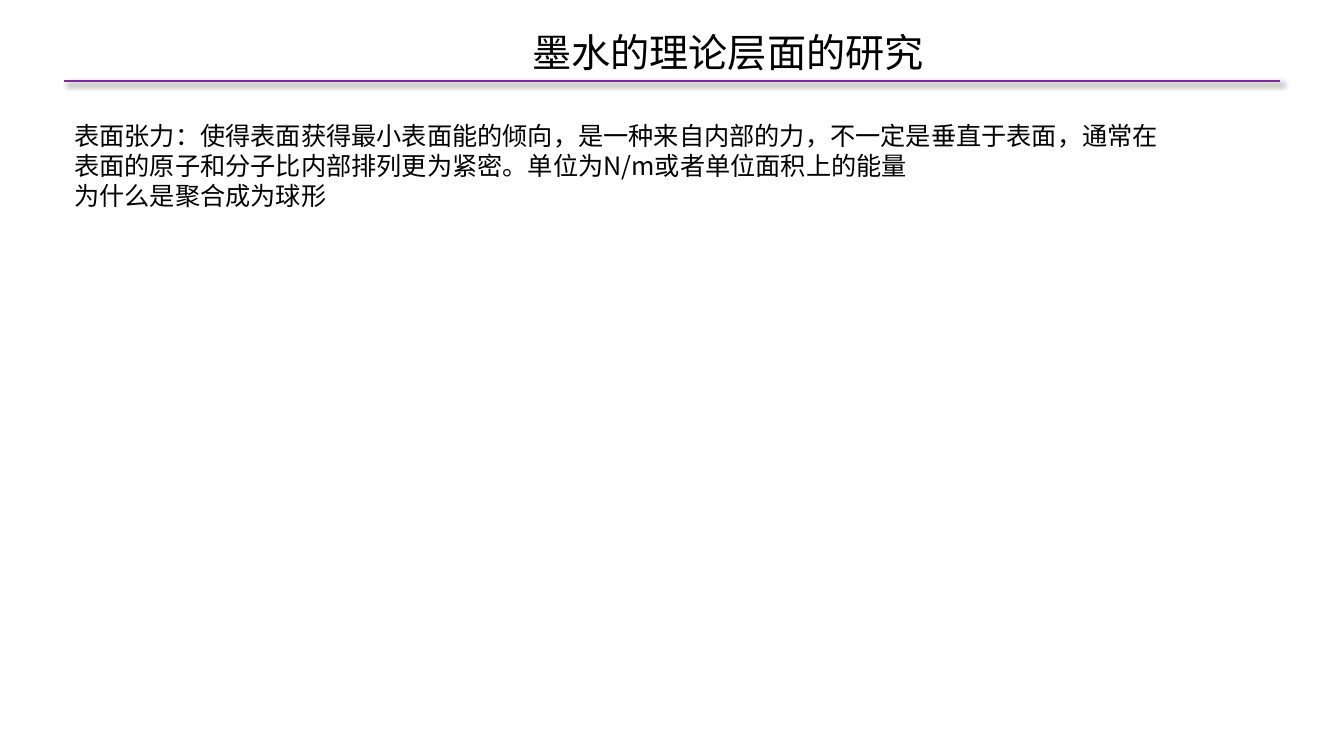
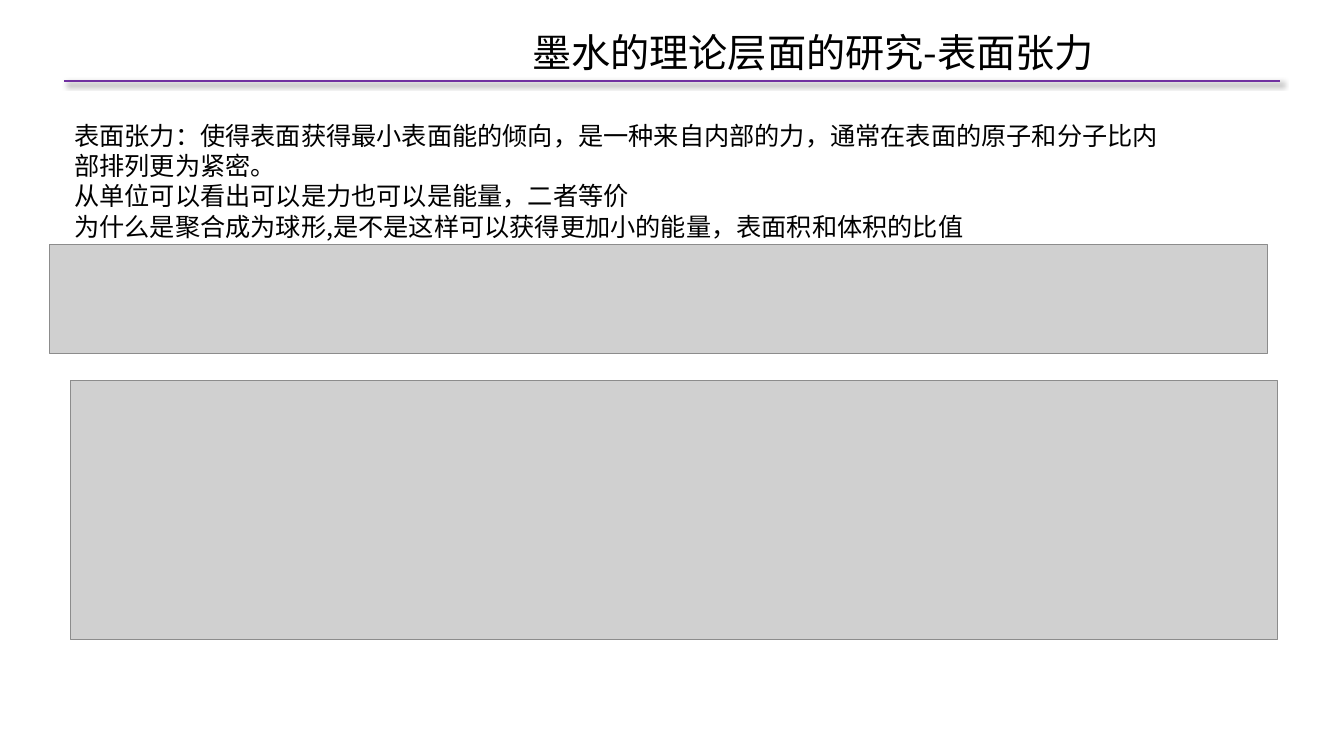
Before and after one commit to jysvs/Mytest, a slide deck: slide 11 of PPT/喷墨打印总结/喷墨打印总结.pptx (slide 13 before the commit). Drawn at 1344x756 pixels with LibreOffice and Linux fonts; fonts in the diff are those of the drawing; grey boxes stand for pictures. Boxes give left, top, right and bottom in pixels: in the first picture for what was removed or moved away, otherwise in the second. Text is boxed around its words. In the diff, an @@ line names an element or a change of style, - is before the commit and + after.

```diff
--- a/PPT/喷墨打印总结/喷墨打印总结.pptx
+++ b/PPT/喷墨打印总结/喷墨打印总结.pptx
@@ text at box(532, 34, 1094, 71): text changed @@
-墨水的理论层面的研究
+墨水的理论层面的研究-表面张力
@@ text at box(74, 123, 1158, 241): text changed @@
-表面张力：使得表面获得最小表面能的倾向，是一种来自内部的力，不一定是垂直于表面，通常在表面的原子和分子比内部排列更为紧密。单位为N/m或者单位面积上的能量
-为什么是聚合成为球形
+表面张力：使得表面获得最小表面能的倾向，是一种来自内部的力，通常在表面的原子和分子比内部排列更为紧密。
+从单位可以看出可以是力也可以是能量，二者等价
+为什么是聚合成为球形,是不是这样可以获得更加小的能量，表面积和体积的比值
@@ picture added at box(49, 244, 1267, 353) @@
@@ picture added at box(71, 381, 1278, 640) @@
```
Also in this commit, not shown: 6 other slides changed, 6 slides added, 12 other files.
